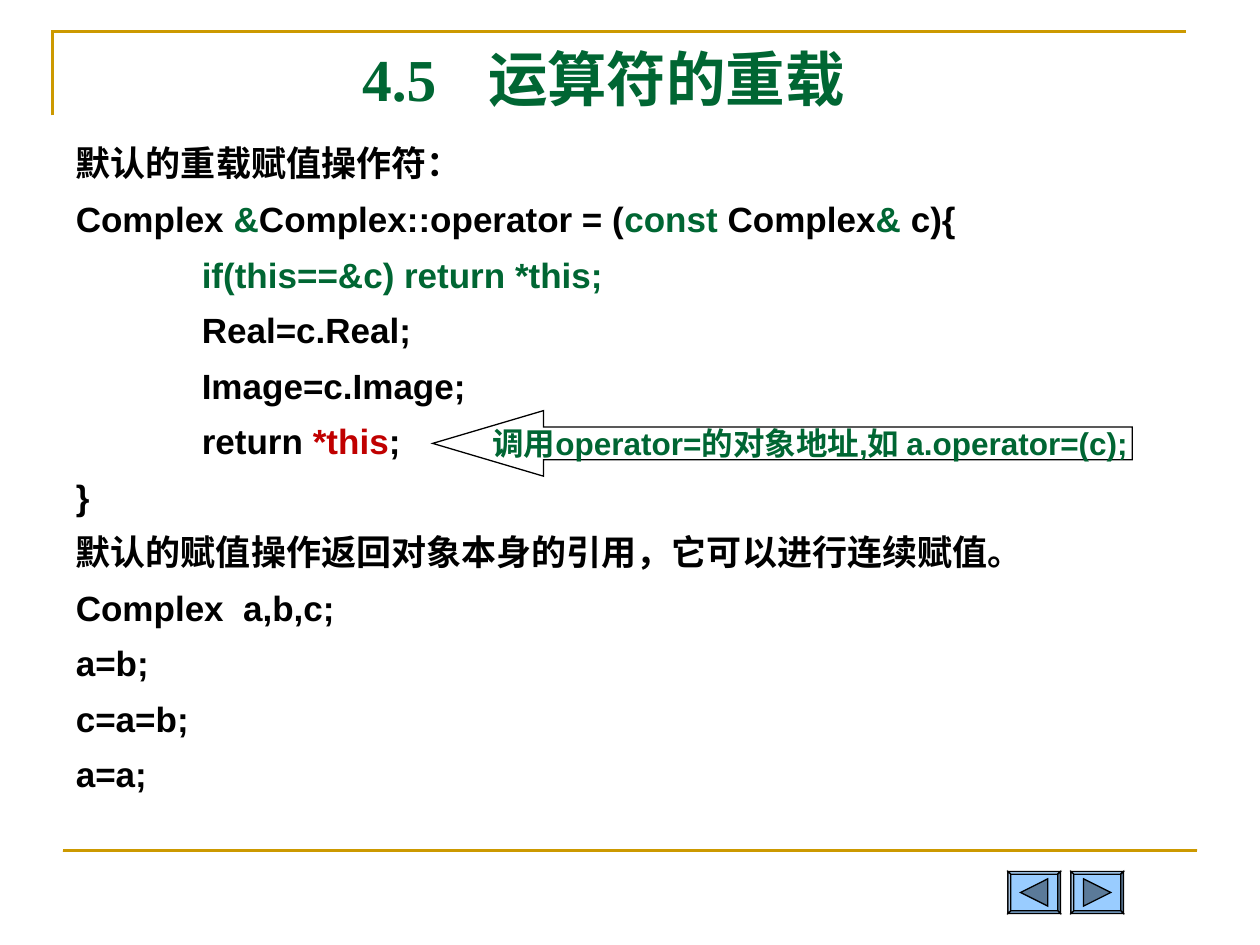
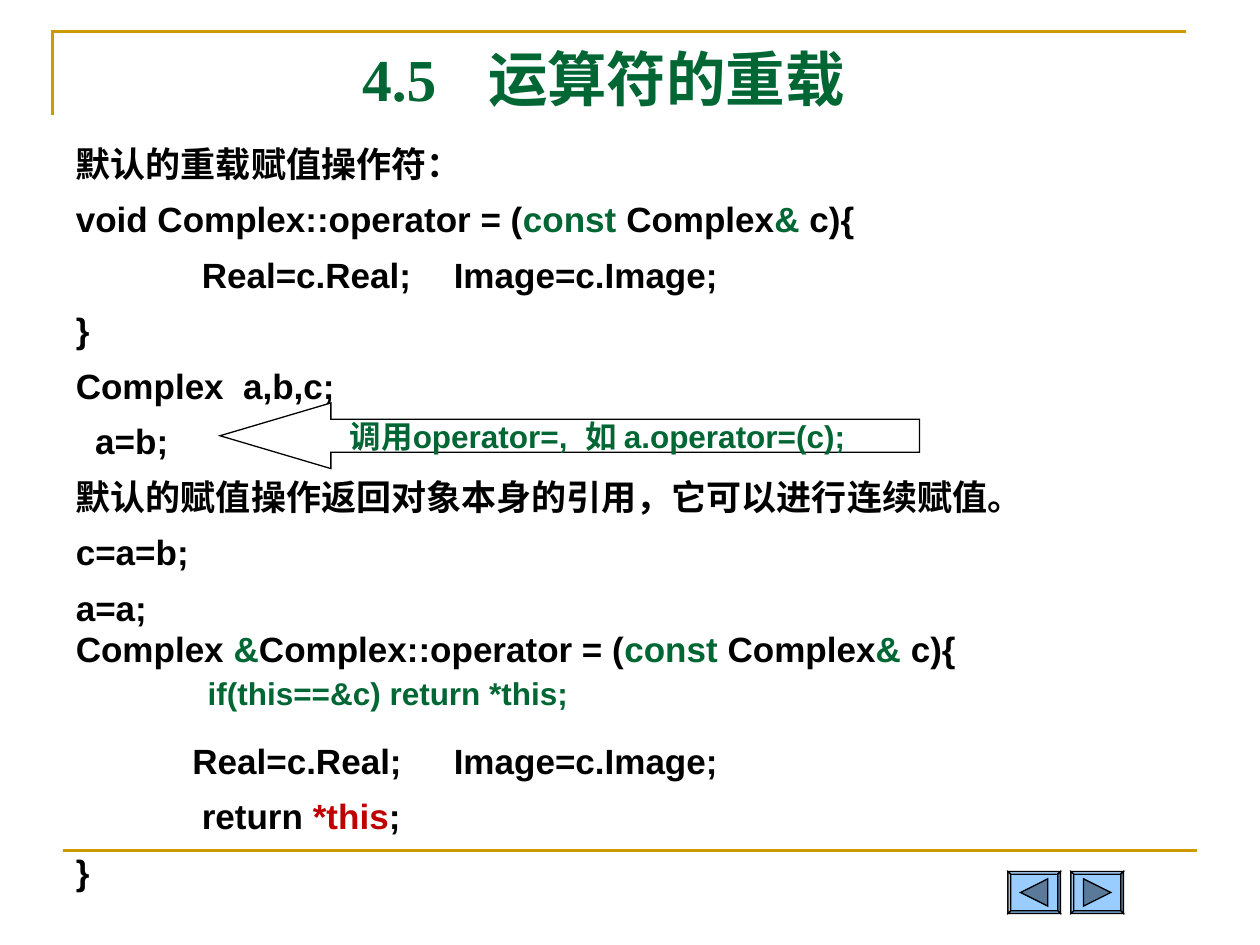
Before and after one commit to Changhe160/Changhe160.github.io, a slide deck: slide 49 of teachingRes/Cplusplus/unit04类与对象.ppt. Drawn at 1260x945 pixels with LibreOffice and Linux fonts; fonts in the diff are those of the drawing. Boxes give left, top, right and bottom in pixels: in the first picture for what was removed or moved away, otherwise in the second. Text is boxed around its words. In the diff, an @@ line names an element or a change of style, - is before the commit and + after.

```diff
--- a/teachingRes/Cplusplus/unit04类与对象.ppt
+++ b/teachingRes/Cplusplus/unit04类与对象.ppt
@@ text at bbox=[76, 206, 1022, 627]: paragraphs added @@
+void Complex::operator = (const Complex& c){
+Real=c.Real; Image=c.Image;
+}
+Complex a,b,c;
+a=b;
+默认的赋值操作返回对象本身的引用，它可以进行连续赋值。
+c=a=b;
+a=a;
@@ left arrow "调用operator=, 如 a.operator=(c);": place and size @@
-left arrow "调用operator=, 如 a.operator=(c);" at bbox=[432, 411, 1131, 476]
+left arrow "调用operator=, 如 a.operator=(c);" at bbox=[220, 403, 920, 469]
@@ text in left arrow at bbox=[350, 418, 845, 455]: text changed @@
-调用operator=的对象地址,如 a.operator=(c);
+调用operator=, 如 a.operator=(c);
@@ text at bbox=[76, 535, 1023, 793]: paragraphs removed @@
-默认的赋值操作返回对象本身的引用，它可以进行连续赋值。
-Complex a,b,c;
-a=b;
-c=a=b;
-a=a;
@@ text at bbox=[76, 636, 956, 669]: alignment left to justified; line spacing 0.8 to 1; less space between paragraphs @@
@@ text added at bbox=[208, 682, 568, 711], 18 pt, text #006633, bold @@
+if(this==&c) return *this;
@@ text at bbox=[192, 748, 718, 780]: text changed @@
-if(this==&c) return *this;
-Real=c.Real;
-Image=c.Image;
+Real=c.Real; Image=c.Image;
```
Also in this commit, not shown: 1 other slide changed, 1 other file.
